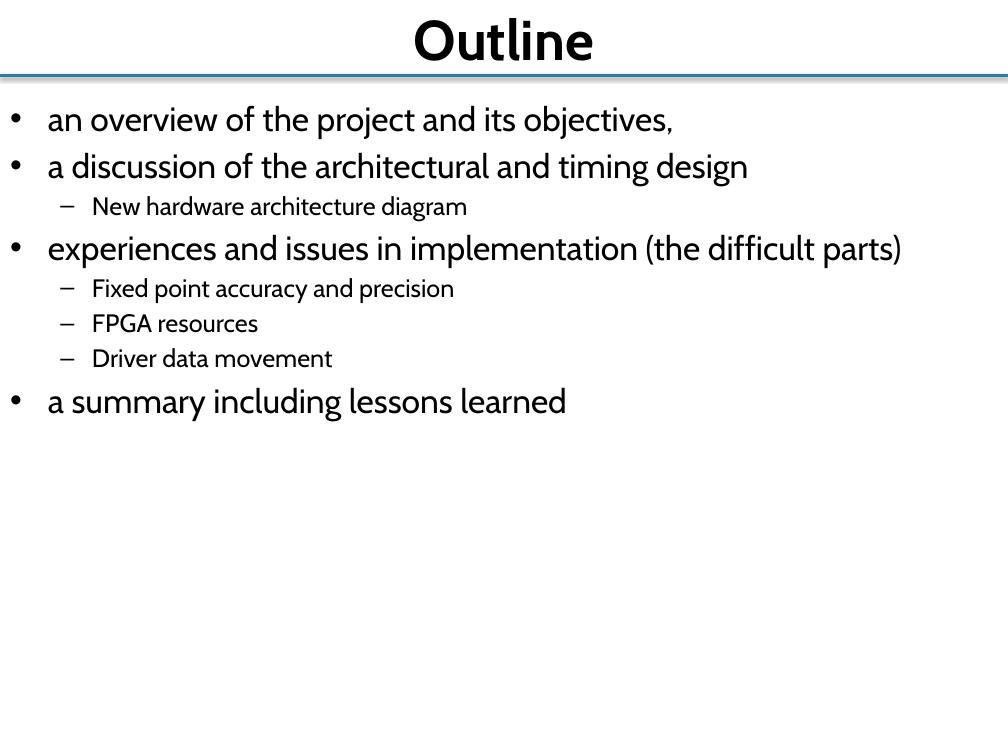
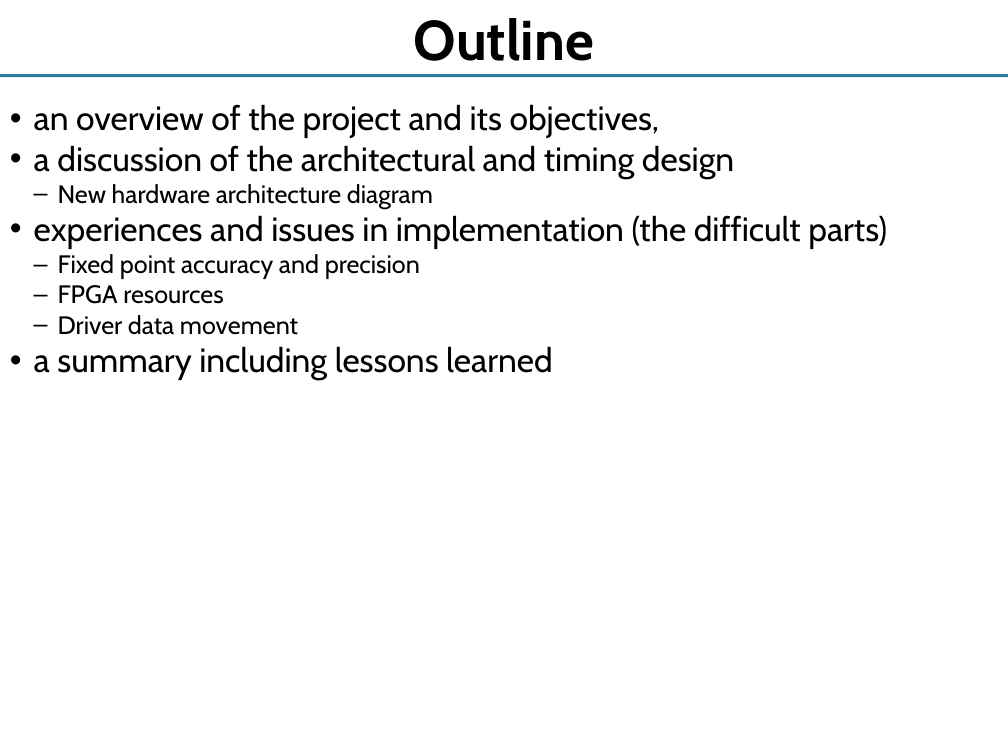
Before and after one commit to yipenghuang0302/csee4840_14, a slide deck: slide 1 of doc/talk/IKSwift.pptx. Drawn at 1008x756 pixels with LibreOffice and Linux fonts; fonts in the diff are those of the drawing. Boxes give left, top, right and bottom in pixels: in the first picture for what was removed or moved away, otherwise in the second. Text is boxed around its words. In the diff, an @@ line names an element or a change of style, - is before the commit and + after.

```diff
--- a/doc/talk/IKSwift.pptx
+++ b/doc/talk/IKSwift.pptx
@@ line (0, 76) - (1008, 76): stroke #2C7C9F 2 pt to #2C7C9F 2.01 pt @@
@@ text "an overview of the project ..." at (x1=34, y1=104, x2=887, y2=380): indent changed; less space between paragraphs @@
```
Also in this commit, not shown: 2 other slides changed, 2 slides added, 2 other files.
